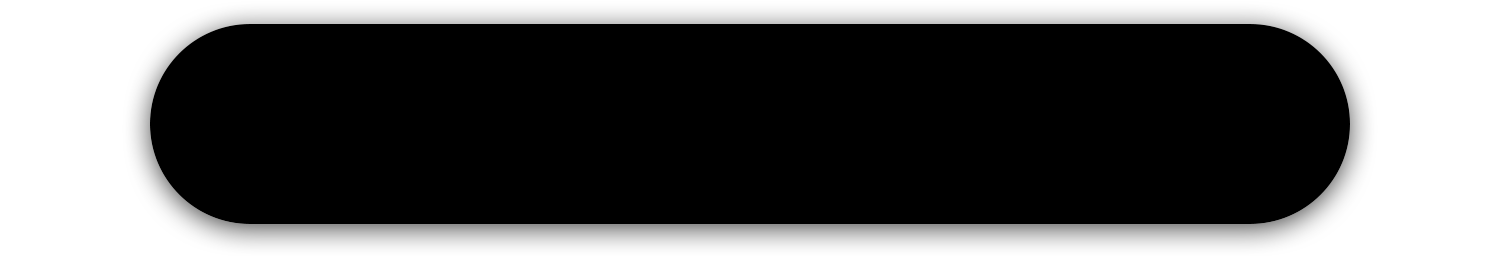
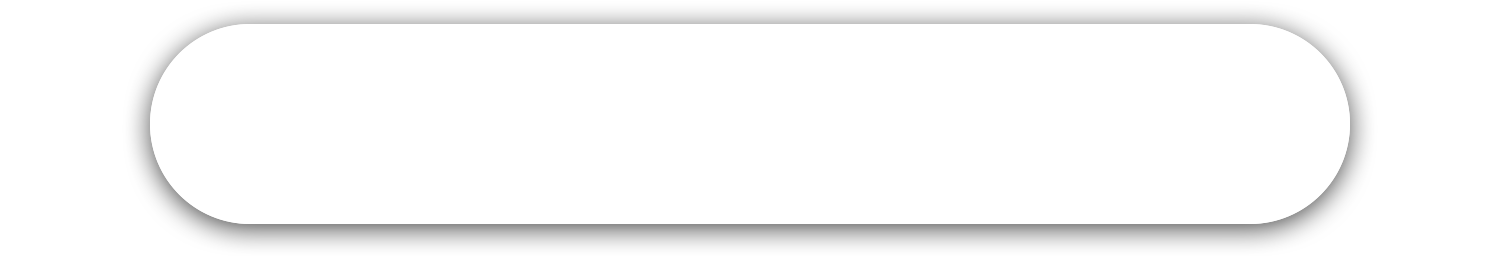
Layered file, before and after one edit (1500 x 256). Changes by layer:
painted on "Layer 2" over box(150, 24, 1350, 224)
